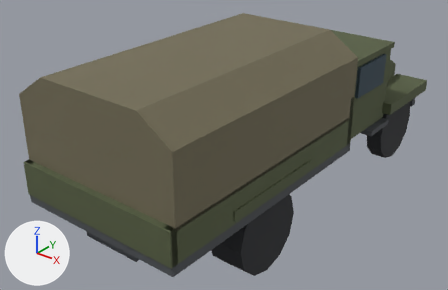
What one commit did to the glTF model models-src/zis150.glb.
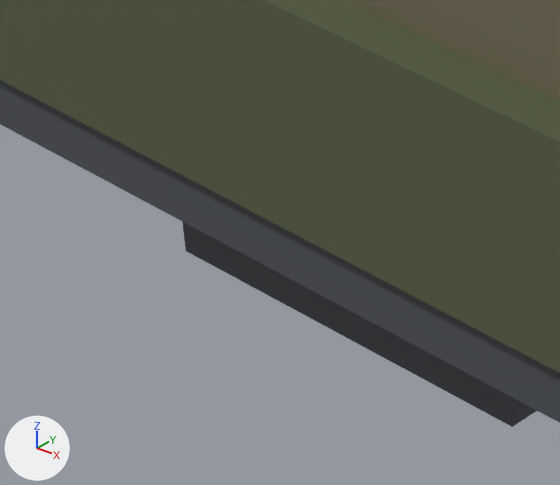
The first picture shows the older version from a 50 mm camera at (4.79, -6.97, 4.97) aimed at (-0.38, -0.5, 0.97). The close-ups show the older and then the newer version on the part from 13% to 32% of the width and 68% to 93% of the height of that picture. Only the edits that show in the close-ups are written down. Lighting does not change. The marker at lower left points along +X, +Y and +Z.

Names of what the first close-up shows: 'ZIS_BedFloor', 'ZIS_BedTail', 'ZIS_Frame', 'ZIS_Tilt'.
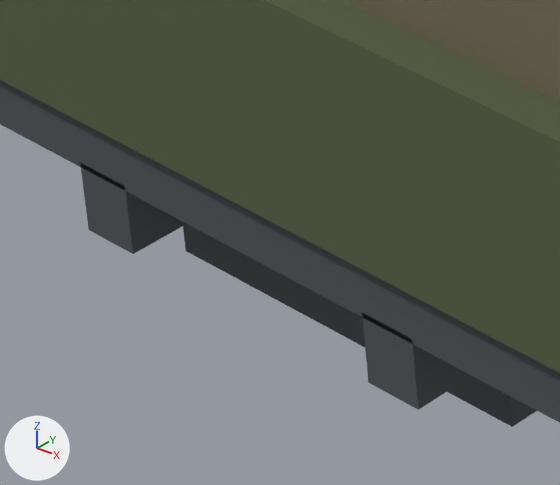
Where the change shows, as pixel boxes (x1, y1, x2, y2) in the close-ups (560 x 485 px):
'ZIS_BedSill_R', added
    after: (362, 313, 471, 410)
'ZIS_BedSill_L', added
    after: (80, 163, 186, 254)

What changed in the scene script:
```text
Add me_zis_bedsill_r:
    me_zis_bedsill_r.from_pydata(...)  # a box spanning x 0.3..0.42, y -3.3..0.42, z 0.87..1.01
    me_zis_bedsill_r.materials.append(mat_lp_steel)  # dark grey #4d5156
Add me_zis_bedsill_l:
    me_zis_bedsill_l.from_pydata(...)  # a box spanning x -0.42..-0.3, y -3.3..0.42, z 0.87..1.01
    me_zis_bedsill_l.materials.append(mat_lp_steel)  # dark grey #4d5156
Add ob_zis_bedsill_r:
    ob_zis_bedsill_r = bpy.data.objects.new('ZIS_BedSill_R', me_zis_bedsill_r)
    ob_zis_bedsill_r.location = (0.0, 0.0, 0.0)
Add ob_zis_bedsill_l:
    ob_zis_bedsill_l = bpy.data.objects.new('ZIS_BedSill_L', me_zis_bedsill_l)
    ob_zis_bedsill_l.location = (0.0, 0.0, 0.0)
```
